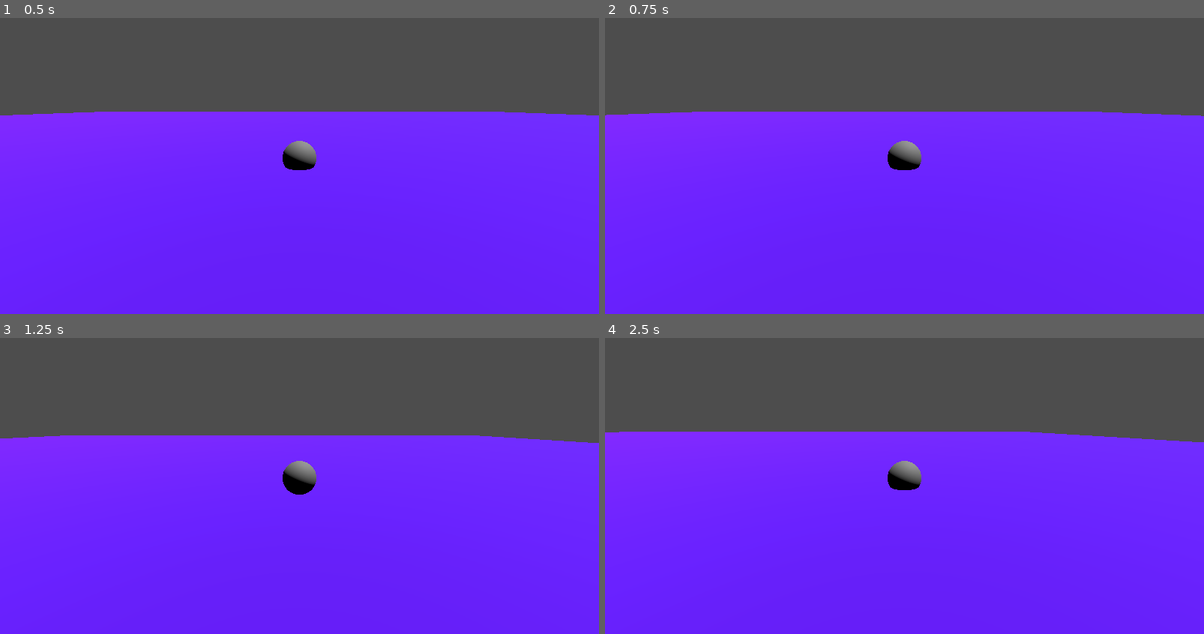
Above: before the commit, frames 1-4 (two rows, left to right).
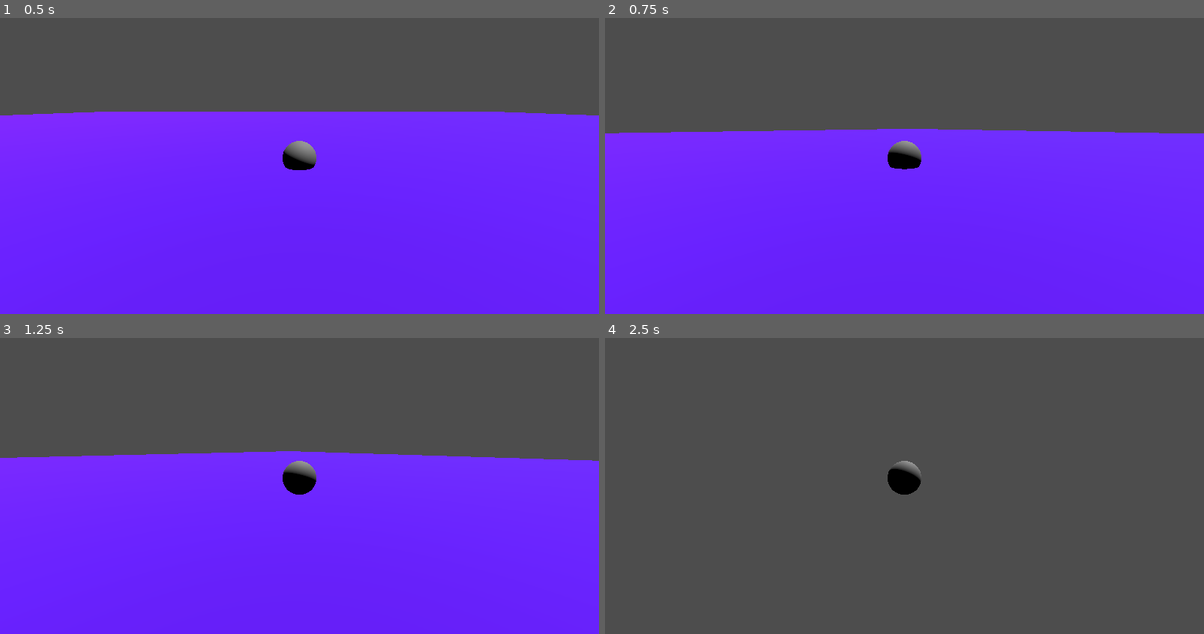
Above: after the commit, the same moments.

Repository: JojoMakesGames/Rogue-Bot
Game: Godot game, scene res://Scenes/Tests/Test_Robot_Walk.tscn
Two runs of this game, one before a commit and one after it. Both use one fixed random seed, a clock stepped at 60 frames per second and the inputs below.
Inputs (mouse positions are in pixels of both pictures, inside the frame that each line leads up to):
- Up to frame 1 (0.5 s): no input
- Up to frame 2 (0.75 s): tap Enter (ui_accept) at 0.5 s; move the mouse to (1036, 127) at 0.52 s; hold Right (right) from 0.53 s (still down)
- Up to frame 3 (1.25 s): keep holding Right (right); tap Space (jump) at 0.77 s
- Up to frame 4 (2.5 s): move the mouse to (784, 483) at 1.27 s; release Right (right) at 1.28 s; hold S (down) 1.28-2.03 s; tap Space (jump) at 1.52 s; move the mouse to (964, 391) at 2.02 s; hold Right (right) from 2.03 s (still down)

Frame 1 is identical in both runs. In frame 2, 6.5% of the frame differs, in the area x 0-100%, y 31-52%; in frame 3, 6.5%; in frame 4, 68%, in the area x 0-100%, y 31-100%.

Commit message:
Camera is working

Diff:
--- a/Scenes/Player/Player.tscn
+++ /dev/null
@@ -1,9 +0,0 @@
-[gd_scene load_steps=3 format=3 uid="uid://g3kgn72xny2w"]
-
-[ext_resource type="Script" path="res://Scripts/StateMachine/player.gd" id="1_n8vyy"]
-[ext_resource type="PackedScene" uid="uid://evj67m3f7pbo" path="res://Scenes/Player/PlayerRobot.tscn" id="2_2xmi5"]
-
-[node name="Player" type="Node3D"]
-script = ExtResource("1_n8vyy")
-
-[node name="Body" parent="." instance=ExtResource("2_2xmi5")]
--- a/Scenes/Tests/Test_Robot_Walk.tscn
+++ b/Scenes/Tests/Test_Robot_Walk.tscn
@@ -1,6 +1,7 @@
-[gd_scene load_steps=5 format=3 uid="uid://bgsles7y11rwc"]
+[gd_scene load_steps=6 format=3 uid="uid://bgsles7y11rwc"]
 
 [ext_resource type="PackedScene" uid="uid://evj67m3f7pbo" path="res://Scenes/Player/PlayerRobot.tscn" id="1_mc7p2"]
+[ext_resource type="Script" path="res://Scripts/StateMachine/player.gd" id="1_otp8b"]
 
 [sub_resource type="WorldBoundaryShape3D" id="WorldBoundaryShape3D_75g6m"]
 
@@ -29,7 +30,10 @@
 transform = Transform3D(1, 0, 0, 0, 1, 0, 0, 0, 1, 0, 1.2389, 0)
 SPEED = 10.0
 JUMP_VELOCITY = 4.0
-hacked = true
 
 [node name="Camera3D" type="Camera3D" parent="PlayerRobot"]
 transform = Transform3D(1, 0, 0, 0, 0.982755, 0.184912, 0, -0.184912, 0.982755, 0, 1.55244, 6.31939)
+
+[node name="Node3D" type="Node3D" parent="." node_paths=PackedStringArray("hacked_object")]
+script = ExtResource("1_otp8b")
+hacked_object = NodePath("../PlayerRobot")
--- a/Scripts/StateMachine/SubStates/player_idle_state.gd
+++ b/Scripts/StateMachine/SubStates/player_idle_state.gd
@@ -11,7 +11,7 @@
 
 func handle_input(delta):
 	super.handle_input(delta)
-	if player.is_on_floor() and state_machine.moving.direction != Vector3.ZERO:
+	if player.is_on_floor() and Input.get_vector("left", "right", "up", "down") != Vector2.ZERO:
 		state_machine.change_state(state_machine.moving)
 	elif !player.is_on_floor():
 		state_machine.change_state(state_machine.in_air)
--- a/Scripts/StateMachine/SubStates/player_moving_script.gd
+++ b/Scripts/StateMachine/SubStates/player_moving_script.gd
@@ -1,10 +1,11 @@
 extends PlayerGroundedState
 class_name PlayerMovingState
 
-var direction: Vector3:
+var input_dir: Vector2:
 	get:
-		var input_dir = Input.get_vector("left", "right", "up", "down")
-		return (transform.basis * Vector3(input_dir.x, 0, input_dir.y)).normalized()
+		return Input.get_vector("left", "right", "up", "down")
+
+var direction
 
 
 func physics_update(delta):
@@ -13,16 +14,19 @@
 		player.velocity.x = direction.x * player.SPEED
 		player.velocity.z = direction.z * player.SPEED
 	else:
-		print_debug("Slowing Down")
 		player.velocity.x = move_toward(player.velocity.x, 0, player.SPEED)
 		player.velocity.z = move_toward(player.velocity.z, 0, player.SPEED)
-		print_debug("Player velocity: ", player.velocity)
 
 	player.move_and_slide()
 
 
 func handle_input(delta):
 	super.handle_input(delta)
+	var forward = player.global_transform.basis.z
+	print_debug("Forward: ", forward)
+	var right = player.global_transform.basis.x
+	print_debug("right: ", right)
+	direction = (forward * input_dir.y + right * input_dir.x).normalized()
 	if player.velocity == Vector3.ZERO and direction == Vector3.ZERO:
 		state_machine.change_state(state_machine.idle)
 	if !player.is_on_floor():
--- a/Scripts/StateMachine/player.gd
+++ b/Scripts/StateMachine/player.gd
@@ -1,22 +1,23 @@
 extends Node3D
 class_name Player
 
-var possession
+@export var hacked_object: PossessableObject
+var mouse_delta: Vector2
+var camera: Camera3D
 
-@export var SPEED: float
-@export var JUMP_VELOCITY: float
-@export var acceleration: float
+func _ready():
+	hacked_object.hacked = true
+	camera = hacked_object.get_node("Camera3D")
+	Input.set_mouse_mode(Input.MOUSE_MODE_CAPTURED)
 
-var state_machine: PlayerStateMachine
-@onready var body = $Body
-
-var gravity = ProjectSettings.get_setting("physics/3d/default_gravity")
-
-func _physics_process(delta):
-	body.physics(delta)
-	body.SPEED = self.SPEED
-	body.JUMP_VELOCITY = self.JUMP_VELOCITY
-	self.global_position = body.global_position
 
 func _process(delta):
-	body.process(delta)
+	hacked_object.rotation_degrees.x -= mouse_delta.y * 10.0 * delta
+	hacked_object.rotation_degrees.x = clamp(hacked_object.rotation_degrees.x, -90, 90)
+
+	hacked_object.rotation_degrees.y -= mouse_delta.x * 10.0 * delta
+	mouse_delta = Vector2()
+
+func _input(event):
+	if event is InputEventMouseMotion:
+		mouse_delta = event.relative
